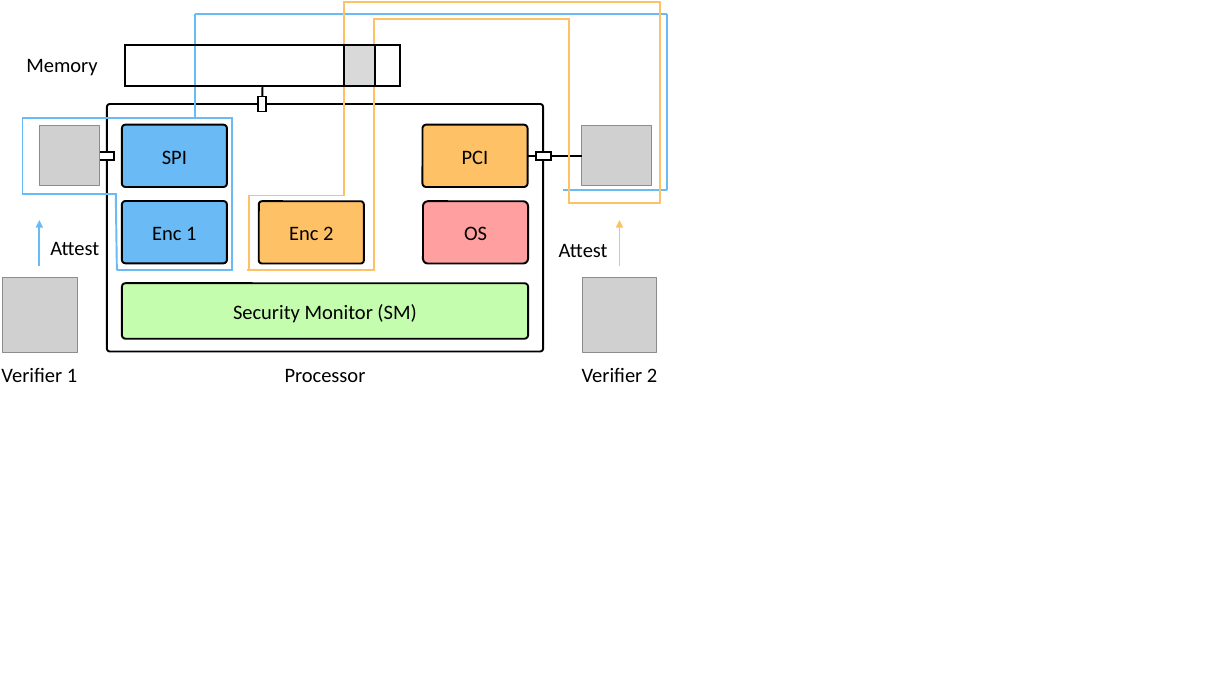
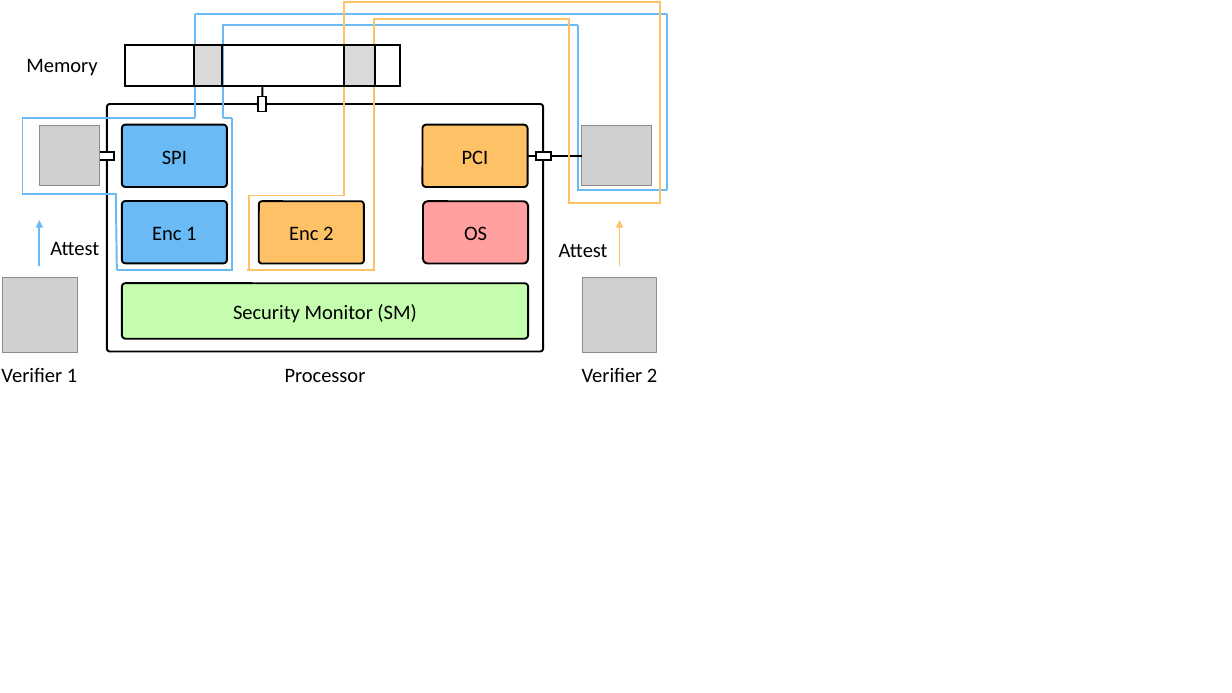
Before and after one commit to aritradhar/PhD-Thesis, a slide deck: slide 8 of chapters/PIE/images/systemDesign.pptx. Drawn at 1232x693 pixels with LibreOffice and Linux fonts; fonts in the diff are those of the drawing; grey boxes stand for pictures. Boxes give left, top, right and bottom in pixels: in the first picture for what was removed or moved away, otherwise in the second. Text is boxed around its words. In the diff, an @@ line names an element or a change of style, - is before the commit and + after.

```diff
--- a/chapters/PIE/images/systemDesign.pptx
+++ b/chapters/PIE/images/systemDesign.pptx
@@ line added from (579, 25) to (223, 25), #69BAF5 1.5 pt @@
@@ line added from (223, 24) to (223, 117), #69BAF5 1.5 pt @@
@@ line added from (579, 25) to (579, 190), #69BAF5 1.5 pt @@
@@ rectangle added at (194,45,222,86), fill #D9D9D9, outline #000000 1.5 pt @@
@@ line moved from (233, 117) - (22, 117) to (195, 117) - (22, 117) @@
@@ line moved from (667, 190) - (564, 190) to (667, 190) - (578, 190) @@
```
Also in this commit, not shown: 4 other files.
